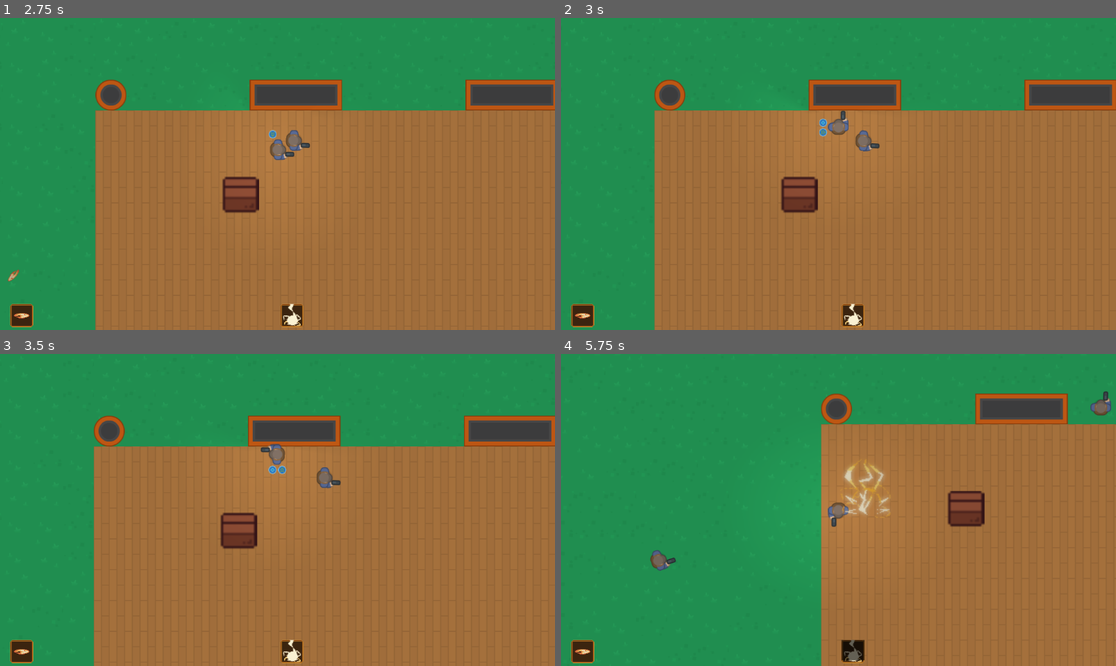
Above: before the commit, frames 1-4 (two rows, left to right).
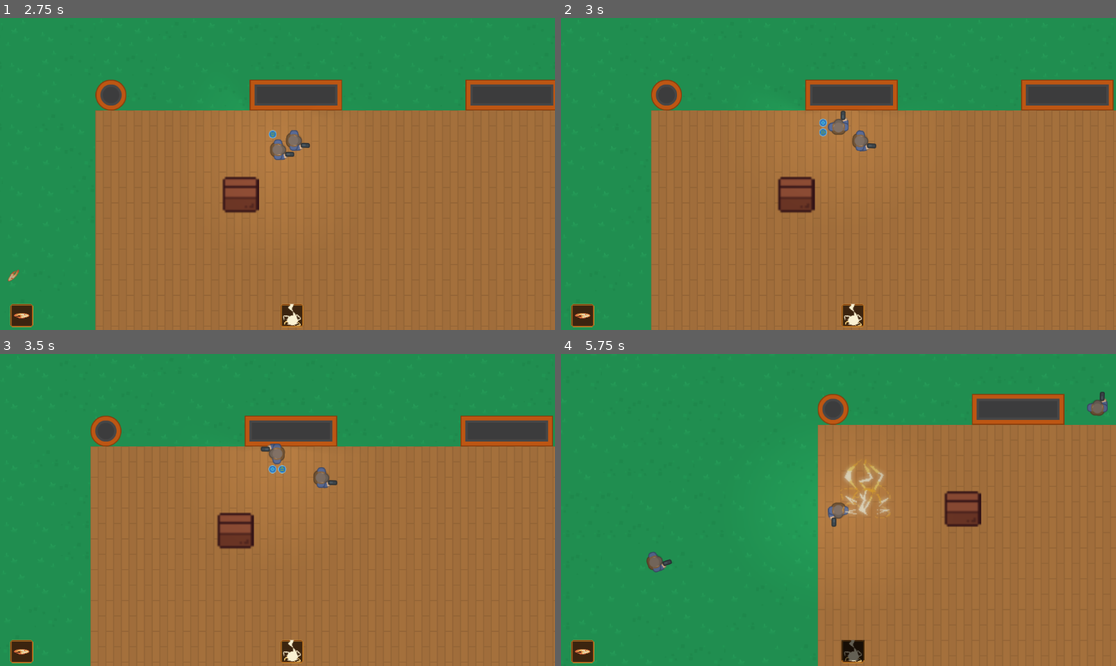
Above: after the commit, the same moments.

Repository: ChristopherDebray/godot_base
Game: Godot game, scene res://scenes/level/levels/level_test.tscn
The game is run twice, just before and just after one commit, with the same random seed, the same clock (stepped at 60 frames per second) and the same inputs.
Inputs (mouse positions are in pixels of both pictures, inside the frame that each line leads up to):
- Up to frame 1 (2.75 s): move the mouse to (399, 158) at 0.52 s; hold D (right) 0.53-1.28 s; tap 3 (b_3_action) at 0.6 s; move the mouse to (166, 189) at 1.27 s; hold S (down) 1.28-2.03 s; click (166, 189) at 1.35 s; move the mouse to (333, 105) at 2.02 s; hold D (right) from 2.03 s (still down); tap E (validate) at 2.1 s
- Up to frame 2 (3 s): move the mouse to (810, 236) at 2.77 s; release D (right) at 2.78 s; hold W (up) from 2.78 s (still down); tap 1 (x_1_action) at 2.85 s
- Up to frame 3 (3.5 s): keep holding W (up)
- Up to frame 4 (5.75 s): move the mouse to (1005, 556) at 3.52 s; release W (up) at 3.53 s; hold A (left) 3.53-5.03 s; tap 2 (y_2_action) at 3.6 s; move the mouse to (672, 463) at 4.27 s; tap 3 (b_3_action) at 4.35 s; move the mouse to (866, 510) at 5.02 s; hold S (down) from 5.03 s (still down); click (866, 510) at 5.1 s

Frame 1 is identical in both runs. In frame 2, 1.6% of the frame differs, in the area x 16-100%, y 19-100%; in frame 3, 1.7%; in frame 4, 2.0%, in the area x 15-100%, y 12-100%.

Commit message:
feat: Added hanlding of reset stat / effect for buff & debuff

Diff:
--- a/data/abilities/common/arrow.tres
+++ b/data/abilities/common/arrow.tres
@@ -1,6 +1,7 @@
-[gd_resource type="Resource" script_class="AbilityData" load_steps=3 format=3 uid="uid://db5ebmuutowh"]
+[gd_resource type="Resource" script_class="AbilityData" load_steps=4 format=3 uid="uid://db5ebmuutowh"]
 
 [ext_resource type="PackedScene" uid="uid://bmgmuckt747un" path="res://scenes/ability/common/arrow.tscn" id="1_3qiok"]
+[ext_resource type="Resource" uid="uid://hpb4x7lrm2mu" path="res://data/spells/effect_ressources/slow.tres" id="1_d38kq"]
 [ext_resource type="Script" uid="uid://dn3xcfj4pt4op" path="res://data/abilities/ability_data.gd" id="1_hi5st"]
 
 [resource]
@@ -15,4 +16,5 @@
 damage = 10.0
 aoe_damage = 0.0
 main_element = 4
+effect = ExtResource("1_d38kq")
 metadata/_custom_type_script = "uid://dn3xcfj4pt4op"
--- a/data/spells/effect_ressources/effect_data.gd
+++ b/data/spells/effect_ressources/effect_data.gd
@@ -11,7 +11,12 @@
 @export var tick_rate: float
 @export var fx_sprite_frames: SpriteFrames
 
-func apply_tick(target: Damageable) -> void:
+func apply_tick(target: Damageable) -> Dictionary:
+	var result := {
+		"type": type,
+		"applied": {}  # ex: {"speed": +2.0}
+	}
+
 	match type:
 		EffectsManager.EFFECT_TYPE.DAMAGE:
 			if characteristic == "health":
@@ -19,26 +24,22 @@
 		EffectsManager.EFFECT_TYPE.CONTROL:
 			if name == "freeze":
 				target.freeze()
-		EffectsManager.EFFECT_TYPE.BUFF:
-			handle_characteristic_modification(
+				result.applied["freeze"] = 1
+		EffectsManager.EFFECT_TYPE.BUFF, EffectsManager.EFFECT_TYPE.DEBUFF:
+			var applied := handle_characteristic_modification(
 				target,
-				EffectsManager.EFFECT_TYPE.BUFF,
+				type,
 				value,
 				value_type,
 				characteristic
 			)
-		EffectsManager.EFFECT_TYPE.DEBUFF:
-			handle_characteristic_modification(
-				target,
-				EffectsManager.EFFECT_TYPE.DEBUFF,
-				value,
-				value_type,
-				characteristic
-			)
-		EffectsManager.EFFECT_TYPE.BUFF:
-			target.add_buff(characteristic, value)
+			# applied est 0.0 si la caractéristique n'est pas reconnue
+			if abs(applied) > 0.0:
+				result.applied[characteristic] = applied
 		_:
 			print("Effect type not handled:", type)
+
+	return result
 
 func handle_characteristic_modification(
 	target: Damageable,
@@ -46,7 +47,7 @@
 	value: float,
 	value_type: EffectsManager.EFFECT_VALUE_TYPE,
 	characteristic: String
-):
+) -> float:
 	var final_value = value
 
 	# Apply percentage logic
@@ -68,3 +69,5 @@
 			target.modify_speed(final_value)
 		"defense":
 			target.modify_defense(final_value)
+
+	return final_value
--- a/data/spells/effect_ressources/slow.tres
+++ b/data/spells/effect_ressources/slow.tres
@@ -72,7 +72,7 @@
 name = "slow"
 name_enum = 0
 value = 15.0
-value_type = 0
+value_type = 1
 type = 1
 characteristic = "speed"
 duration = 5.0
--- a/scenes/_damageable/damageable.gd
+++ b/scenes/_damageable/damageable.gd
@@ -12,17 +12,58 @@
 @onready var status_fx: AnimatedSprite2D = $StatusFx
 
 var active_effects: Array[Dictionary] = []
+var _frozen := false
 
 func _process(delta: float) -> void:
+	var still_active: Array[Dictionary] = []
+
 	for entry in active_effects:
+		var effect: EffectData = entry["effect"]
+		var rate := effect.tick_rate
+
 		entry["remaining_time"] -= delta
-		entry["last_tick"] += delta
-		if entry["last_tick"] >= entry["effect"].tick_rate:
-			entry["effect"].apply_tick(self)
-			entry["last_tick"] = 0.0
+		var remaining = entry["remaining_time"]
+
+		## if rate is 0 or less, only one tick (for buff or debuff) which is done on apply effect
+		if rate > 0.0:
+			entry["accum"] = entry.get("accum", 0.0) + delta
+			while entry["accum"] >= rate and remaining > 0.0:
+				entry["accum"] -= rate
+				effect.apply_tick(self)
+
+		if remaining <= 0.0:
+			_unapply_effect(entry)
+		else:
+			still_active.append(entry)
 
 	active_effects = active_effects.filter(func(effect): return effect["remaining_time"] > 0)
 	update_fx_visual()
+
+func _do_tick(entry: Dictionary) -> void:
+	var effect: EffectData = entry["effect"]
+	var res: Dictionary = effect.apply_tick(self)
+
+	# Memorise what is reversible
+	if res.has("applied"):
+		entry["applied_mods"] = entry.get("applied_mods", {})
+		for k in res["applied"].keys():
+			entry["applied_mods"][k] = entry["applied_mods"].get(k, 0.0) + res["applied"][k]
+
+func _unapply_effect(entry: Dictionary) -> void:
+	# Annule stats
+	if entry.has("applied_mods"):
+		for k in entry["applied_mods"].keys():
+			var v: float = entry["applied_mods"][k]
+			match k:
+				"speed":
+					modify_speed(-v)
+				"defense":
+					modify_defense(-v)
+				_:
+					pass
+	# Annule contrôles
+	if entry.has("applied_mods") and entry["applied_mods"].has("freeze"):
+		freeze(false) # unfreeze
 
 func apply_elemental_damage(spellResource: AbilityData, amount: float) -> void:
 	if spellResource.main_element in immunity_elements:
@@ -45,13 +86,21 @@
 	for entry in active_effects:
 		if entry["effect"].name == effect.name:
 			entry["remaining_time"] = effect.duration
+			entry["accum"] = 0.0
+			entry.erase("applied_mods")
+			if effect.tick_rate <= 0.0:
+				_do_tick(entry)
 			return
 
-	active_effects.append({
+	var new_entry := {
 		"effect": effect,
 		"remaining_time": effect.duration,
-		"last_tick": 0.0
-	})
+		"accum": 0.0
+	}
+	active_effects.append(new_entry)
+
+	if effect.tick_rate <= 0.0:
+		_do_tick(new_entry)
 
 # Can be supercharged
 func on_death():
@@ -79,8 +128,8 @@
 	status_fx.stop()
 	status_fx.visible = false
 
-func freeze():
-	pass
+func freeze(state: bool = true) -> void:
+	_frozen = state
 
 func modify_speed(amount: float):
 	speed += amount
--- a/scenes/ability/base_ability.gd
+++ b/scenes/ability/base_ability.gd
@@ -22,7 +22,6 @@
 
 
 func configure_masks(masks: Array) -> void:
-	print(masks)
 	_pending_masks = masks
 
 func _ready():
@@ -54,7 +53,6 @@
 	on_aoe_hit()
 
 func on_aoe_hit():
-	print(area_of_effect.get_overlapping_bodies())
 	for receiver in area_of_effect.get_overlapping_bodies():
 		if receiver is Damageable:
 			apply_damage_and_effect(receiver, aoe_damage)
--- a/scenes/ennemy/Testemy/testemy.tscn
+++ b/scenes/ennemy/Testemy/testemy.tscn
@@ -35,7 +35,6 @@
 [node name="Testemy" instance=ExtResource("1_51n66")]
 script = ExtResource("2_yxw5o")
 behavior = SubResource("Resource_lsexk")
-is_zone_locked = true
 health = 40.0
 speed = 90.0
 
--- a/scenes/level/level_base.tscn
+++ b/scenes/level/level_base.tscn
@@ -170,7 +170,6 @@
 [node name="Players" type="Node2D" parent="."]
 
 [node name="Player" parent="Players" instance=ExtResource("4_v8w54")]
-position = Vector2(154, 252)
 
 [node name="Enemies" type="Node2D" parent="."]
 
--- a/scenes/level/levels/level_test.tscn
+++ b/scenes/level/levels/level_test.tscn
@@ -57,6 +57,10 @@
 
 [node name="Box" parent="Objects" index="0" instance=ExtResource("2_5l38v")]
 position = Vector2(877, 367)
+defense = null
+speed = null
+immunity_elements = null
+resistence_elements = null
 
 [node name="Path" type="Node2D" parent="Paths" index="0"]
 
--- a/scenes/player/player.gd
+++ b/scenes/player/player.gd
@@ -1,4 +1,4 @@
-extends CharacterBody2D
+extends Damageable
 
 class_name Player
 
@@ -16,7 +16,6 @@
 	"b_3_action": SpellsManager.ELEMENTS.WIND
 }
 
-const SPEED: float = 230.0
 const PROBE_SIZE = Vector2(50, 50)
 
 func _ready() -> void:
@@ -36,7 +35,7 @@
 	# Returns a value from 0 to 1, depending on the "strength" used mostly for controllers
 	nv.x = Input.get_action_strength("right") - Input.get_action_strength("left")
 	nv.y = Input.get_action_strength("down") - Input.get_action_strength("up")
-	velocity = nv.normalized() * SPEED
+	velocity = nv.normalized() * speed
 
 func detect_action_inputs() -> void:
 	detect_interaction_inputs();
--- a/scenes/player/player.tscn
+++ b/scenes/player/player.tscn
@@ -1,13 +1,14 @@
-[gd_scene load_steps=12 format=3 uid="uid://cfeydvoqaen68"]
+[gd_scene load_steps=13 format=3 uid="uid://fvur3m50uam0"]
 
-[ext_resource type="Script" uid="uid://bvhd64mv5ng16" path="res://scenes/player/player.gd" id="1_1nli5"]
+[ext_resource type="Script" uid="uid://btp5wm141txgi" path="res://scenes/player/player.gd" id="1_1nli5"]
+[ext_resource type="PackedScene" uid="uid://b2odxanbtxty4" path="res://scenes/_damageable/damageable.tscn" id="1_75vfm"]
 [ext_resource type="Texture2D" uid="uid://cgt4jpv0c7c1r" path="res://assets/images/caracters/survivor1_gun.png" id="1_t0n43"]
 [ext_resource type="Texture2D" uid="uid://erkh2j4ujetw" path="res://assets/images/lights/2d_light.webp" id="3_72mr7"]
 [ext_resource type="Texture2D" uid="uid://b4rvoo21nr8kj" path="res://assets/sprite_sheets/elements_icons.png" id="4_lvxji"]
 [ext_resource type="PackedScene" uid="uid://cpt6fg5knswto" path="res://scenes/spell_book/spell_book.tscn" id="5_p47bc"]
 
-[sub_resource type="CircleShape2D" id="CircleShape2D_el4o5"]
-radius = 16.0
+[sub_resource type="CircleShape2D" id="CircleShape2D_akc6e"]
+radius = 15.0
 
 [sub_resource type="AtlasTexture" id="AtlasTexture_p47bc"]
 atlas = ExtResource("4_lvxji")
@@ -45,24 +46,26 @@
 "speed": 5.0
 }]
 
-[node name="Player" type="CharacterBody2D" groups=["player"]]
-collision_layer = 4
-collision_mask = 11
+[node name="Player" groups=["player"] instance=ExtResource("1_75vfm")]
+collision_layer = 20
+collision_mask = 5
 script = ExtResource("1_1nli5")
+health = 100.0
+speed = 230.0
 
-[node name="Sprite2D" type="Sprite2D" parent="."]
+[node name="Sprite2D" type="Sprite2D" parent="." index="1"]
 position = Vector2(10, 0)
 texture = ExtResource("1_t0n43")
 
-[node name="CollisionShape2D" type="CollisionShape2D" parent="."]
-shape = SubResource("CircleShape2D_el4o5")
+[node name="CollisionShape2D" parent="." index="2"]
+shape = SubResource("CircleShape2D_akc6e")
 
-[node name="CameraPlayer" type="Camera2D" parent="."]
+[node name="CameraPlayer" type="Camera2D" parent="." index="4"]
 limit_left = 0
 limit_top = 0
 limit_smoothed = true
 
-[node name="PointLight2D" type="PointLight2D" parent="."]
+[node name="PointLight2D" type="PointLight2D" parent="." index="5"]
 scale = Vector2(1.67188, 1.90558)
 color = Color(0.560955, 0.560955, 0.560955, 0.478431)
 energy = 0.4
@@ -73,32 +76,25 @@
 texture = ExtResource("3_72mr7")
 height = 30.0
 
-[node name="FirstElement" type="AnimatedSprite2D" parent="."]
+[node name="FirstElement" type="AnimatedSprite2D" parent="." index="6"]
 visible = false
 position = Vector2(-10, -32)
 scale = Vector2(1.4, 1.4)
-sprite_frames = SubResource("SpriteFrames_5gtgg")
-frame = 3
-frame_progress = 0.0933576
+sprite_frames = SubResource("SpriteFrames_wegus")
 
-[node name="SecondElement" type="AnimatedSprite2D" parent="."]
+[node name="SecondElement" type="AnimatedSprite2D" parent="." index="7"]
 visible = false
 position = Vector2(10, -32)
 scale = Vector2(1.4, 1.4)
-sprite_frames = SubResource("SpriteFrames_5gtgg")
-frame = 3
-frame_progress = 0.0933576
+sprite_frames = SubResource("SpriteFrames_wegus")
 
-[node name="TimerFirstElement" type="Timer" parent="."]
+[node name="TimerFirstElement" type="Timer" parent="." index="8"]
 wait_time = 3.0
 one_shot = true
 
-[node name="TimerSecondElement" type="Timer" parent="."]
+[node name="TimerSecondElement" type="Timer" parent="." index="9"]
 wait_time = 3.0
 one_shot = true
 
-[node name="SpellBook" parent="." instance=ExtResource("5_p47bc")]
+[node name="SpellBook" parent="." index="10" instance=ExtResource("5_p47bc")]
 position = Vector2(24, 0)
-
-[connection signal="timeout" from="TimerFirstElement" to="." method="_on_timer_first_element_timeout"]
-[connection signal="timeout" from="TimerSecondElement" to="." method="_on_timer_second_element_timeout"]
--- a/scenes/spell_book/spell_scenes/lightning.tscn
+++ b/scenes/spell_book/spell_scenes/lightning.tscn
@@ -104,7 +104,7 @@
 }]
 
 [sub_resource type="CircleShape2D" id="CircleShape2D_bp2nl"]
-radius = 224.502
+radius = 156.013
 
 [node name="Lightning" instance=ExtResource("1_7iq0p")]
 script = ExtResource("2_bp2nl")
Binary file added: assets/spells/Dark-Bolt.png
Not shown, added: assets/spells/Dark-Bolt.png.import
Binary file added: assets/spells/Fire-bomb.png
Not shown, added: assets/spells/Fire-bomb.png.import
Binary file added: assets/spells/Lightning.png
Not shown, added: assets/spells/Lightning.png.import
Binary file added: assets/spells/slash.png
Not shown, added: assets/spells/slash.png.import
Binary file added: assets/spells/spark.png
Not shown, added: assets/spells/spark.png.import
Not shown: 1 places in scenes/level/level_base.tscn that only renumber resources
Not shown, changed: scenes/player/player.gd.uid
(and 1 more such lines)
